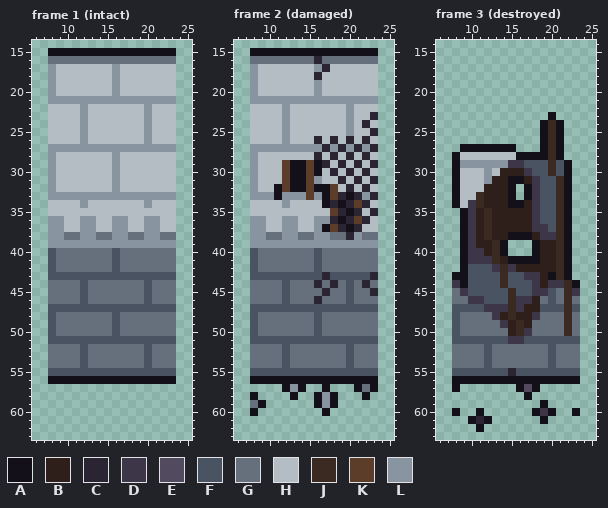
Two states of a pixel-art file, art/structures/town_wall_south.aseprite. That is the earlier state.
32x64 pixels, 4 frames. Colours within 5 levels of each other are drawn and written as one. Shown: frame 1 (intact): x 6..25, y 14..63; frame 2 (damaged): x 6..25, y 14..63; frame 3 (destroyed): x 6..25, y 14..63. The commit also changed other frames, which this record leaves out.
Palette (. is transparent): A #14101a  B #2e1f1a  C #2a2433  D #3d3548  E #524a5e  F #4a5361  G #66707d  H #b4bcc4  J #3b2a22  K #5c3d2a  L #8994a1
And afterwards:
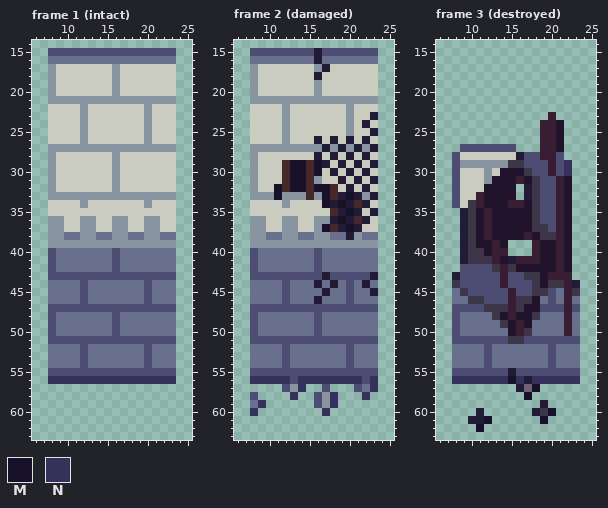
Colours new in this view: M #171229  N #36315b
Diff:
colour B: #2e1f1a -> #22132c
colour C: #2a2433 -> #221b35
colour E: #524a5e -> #716273
colour F: #4a5361 -> #4d4d73
colour G: #66707d -> #69708d
colour H: #b4bcc4 -> #caccbf
colour J: #3b2a22 -> #391d32
colour K: #5c3d2a -> #46282b
Changed rows in their new state; - is a pixel that keeps its letter.
Frame 1 (intact):
first column x 8:
15 FFFFFFFFFFFFFFFF
first column x 8:
56 NNNNNNNNNNNNNNNN
Frame 2 (damaged):
first column x 8:
15 FFFFFFFFCFFFFFFF
first column x 11:
29 --MM-M----
30 --MM-M----
31 --MM------
32 M-MM-MM---
33 M-----M--M
34 ------M-M-
35 ---------M
36 --------M-
37 ------M--M
first column x 8:
56 NNNNNFNNNNNNNNFN
57 ----F-N--F---F-N
58 F----N--F-N---N-
59 -N------F-N-----
60 N--------N------
Frame 3 (destroyed):
first column x 8:
23 ------------J---
24 -----------J-B--
25 -----------J-B--
26 -----------J-B--
27 -FFFFFFF---J-B--
28 F-------CFFJ-F--
29 F-------------N-
30 F-------------N-
31 F------BJ-----B-
32 F------B-C----B-
33 F------B-C----B-
34 F------JJ-----B-
35 -C------------B-
36 -C------------B-
37 -C------------B-
38 -C-----BBJ----B-
39 -C----B---J---B-
40 -C----J---J---B-
41 -C-----CJJJ---B-
42 -F------------B-
43 CF----------J-J-
44 -F-------------C
first column x 8:
56 NNNNNNNMNCNNNNNN
57 .-------C-M-----
58 ---------M------
59 -----------C----
60 .--C------C-M--.
61 --C-M------M----
62 ---M------------
Where, in picture pixels (left, top, right, bottom), the same in both pictures:
changed: (48, 48, 176, 384)
changed: (250, 48, 378, 416)
changed: (452, 112, 580, 432)
